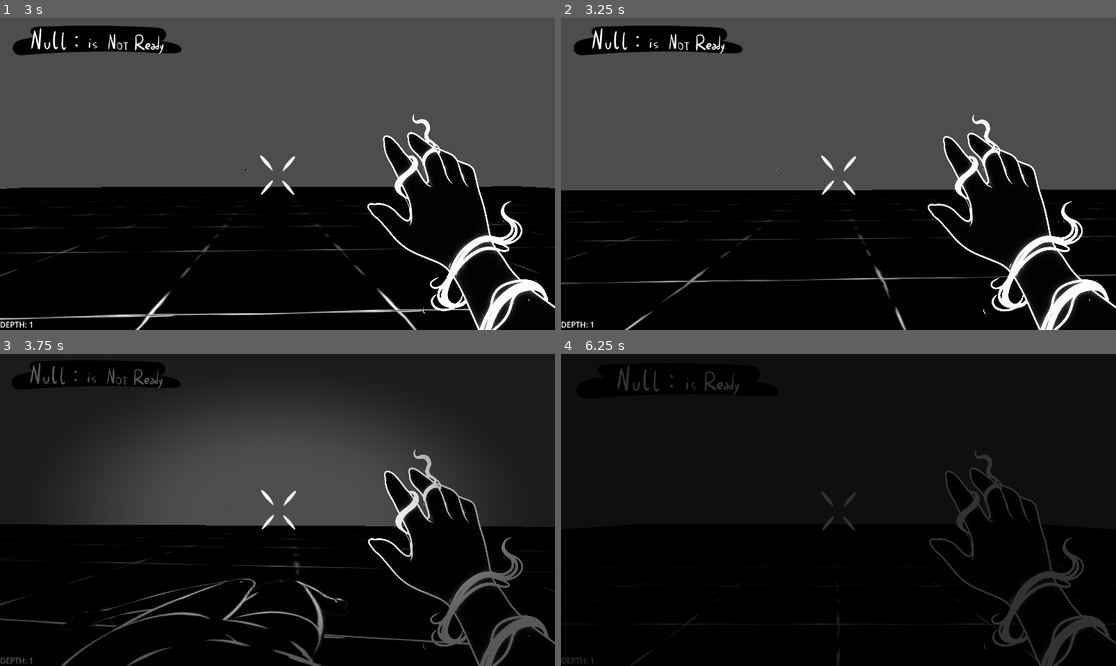
Above: before the commit, frames 1-4 (two rows, left to right).
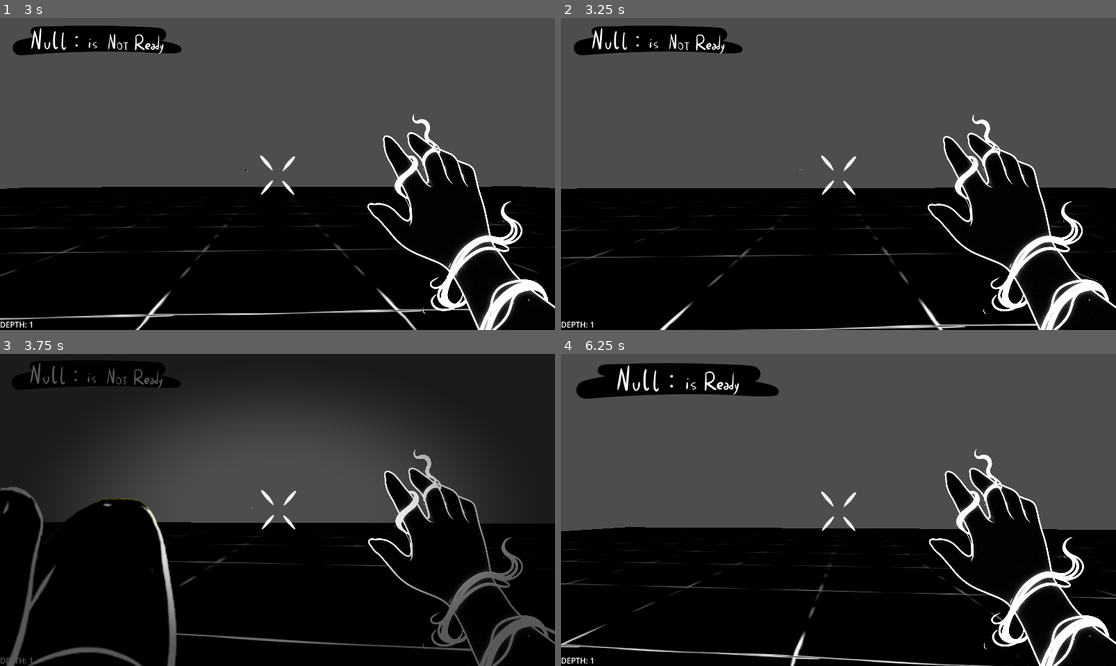
Above: after the commit, the same moments.

Repository: DanieleTrippodo/NULL_IS_NOT_READY_GODOT
Game: Godot game, scene res://Game/Main.tscn
Same seed, same stepped clock (60 frames per second), same inputs: the game is played once before the commit and once after it.
Inputs (mouse positions are in pixels of both pictures, inside the frame that each line leads up to):
- Up to frame 1 (3 s): tap Enter at 0.5 s; move the mouse to (271, 180) at 0.52 s; hold W (move_forward) 0.53-2.78 s; tap Shift (dash) at 0.6, 2.85 s; tap Space (jump) at 0.77, 1.52 s; move the mouse to (316, 177) at 1.27 s; tap E (interact) at 1.35 s; move the mouse to (233, 170) at 2.02 s; press the mouse at (233, 170) at 2.03 s; move the mouse to (283, 174) at 2.77 s; release the mouse at (283, 174) at 2.78 s; hold A (move_left) from 2.78 s (still down)
- Up to frame 2 (3.25 s): keep holding A (move_left); tap Space (jump) at 3.02 s
- Up to frame 3 (3.75 s): move the mouse to (255, 503) at 3.52 s; release A (move_left) at 3.53 s; hold W (move_forward) from 3.53 s (still down); hold E (interact) from 3.53 s (still down)
- Up to frame 4 (6.25 s): tap Space (jump) at 3.77, 4.52, 6.02 s; move the mouse to (866, 510) at 4.27 s; release E (interact) at 4.28 s; click (866, 510) at 4.35 s; move the mouse to (810, 510) at 5.02 s; tap Shift (dash) at 5.1 s; move the mouse to (849, 503) at 5.77 s; release W (move_forward) at 5.78 s; hold D (move_right) from 5.78 s (still down); tap E (interact) at 5.85 s

Frame 1 is identical in both runs. In frame 2, 2.5% of the frame differs, in the area x 0-100%, y 48-100%; in frame 3, 6.2%; in frame 4, 55%, in the area x 0-100%, y 0-100%.

Commit message:
Minor fix

Diff:
--- a/Player/player.gd
+++ b/Player/player.gd
@@ -10,6 +10,12 @@
 
 @export var knockback_strength: float = 200.0
 @export var knockback_lift: float = 90.0
+@export var knockback_speed: float = 22.0
+@export var knockback_drag_air: float = 6.0
+@export var knockback_drag_ground: float = 10.0
+@export var knockback_max_step: float = 6.0 # metri/secondo * delta clamp, per evitare scatti
+
+
 @export var downed_cam_offset_y: float = -0.75
 @export var knockback_min_time: float = 0.10
 @export var downed_invuln_seconds: float = 0.5
@@ -214,18 +220,31 @@
 	move_and_slide()
 
 func _physics_knockback(delta: float) -> void:
-	# niente input, solo fisica + gravità
+	# drag diverso in aria / a terra
+	var drag := knockback_drag_air
 	if is_on_floor():
-		# frena un po' sul pavimento
-		velocity.x = lerp(velocity.x, 0.0, 10.0 * delta)
-		velocity.z = lerp(velocity.z, 0.0, 10.0 * delta)
+		drag = knockback_drag_ground
+
+	# smorza gradualmente (no snap)
+	velocity.x = move_toward(velocity.x, 0.0, drag * delta)
+	velocity.z = move_toward(velocity.z, 0.0, drag * delta)
+
+	# gravità
+	if is_on_floor():
 		velocity.y = -1.0
 	else:
 		velocity.y -= GRAVITY * delta
 
+	# clamp: evita “teletrasporto” se delta è alto
+	var h := Vector2(velocity.x, velocity.z)
+	var max_h: float = knockback_max_step / maxf(delta, 0.001)
+	if h.length() > max_h:
+		h = h.normalized() * max_h
+		velocity.x = h.x
+		velocity.z = h.y
+
 	move_and_slide()
 
-	# entra in DOWNED solo dopo atterraggio + un minimo tempo (evita trigger immediato)
 	if is_on_floor() and _knock_t >= knockback_min_time:
 		_enter_downed()
 
@@ -264,8 +283,10 @@
 		dir = -global_transform.basis.z
 	dir = dir.normalized()
 
-	velocity = dir * knockback_strength
-	velocity.y = knockback_lift
+	# somma alla velocità attuale (più naturale)
+	velocity.x += dir.x * knockback_speed
+	velocity.z += dir.z * knockback_speed
+	velocity.y = max(velocity.y, knockback_lift)
 
 func _enter_downed() -> void:
 	_set_body_downed(true)
--- a/Player/player.tscn
+++ b/Player/player.tscn
@@ -8,13 +8,16 @@
 
 [node name="Player" type="CharacterBody3D" groups=["player"]]
 script = ExtResource("1_l8h54")
+knockback_speed = 60.0
+downed_cam_offset_y = -0.85
 
 [node name="Body" type="Sprite3D" parent="."]
 transform = Transform3D(0.035, 0, 0, 0, -1.5298985e-09, 0.035, 0, -0.035, -1.5298985e-09, 0, -0.42730194, -0.37083784)
 texture = ExtResource("2_4ntmi")
 
 [node name="Body_Down" type="Sprite3D" parent="."]
-transform = Transform3D(0.10100001, 0, 0, 0, 0.0061113536, 0.10081494, 0, -0.10081494, 0.0061113536, 0, -0.34378362, -0.22555691)
+transform = Transform3D(0.135, 0, 0, 0, 0.135, 0, 0, 0, 0.135, -0.25140172, -0.66381145, -0.3018834)
+billboard = 1
 texture = ExtResource("3_btcbx")
 
 [node name="CollisionShape3D" type="CollisionShape3D" parent="."]
Binary file changed: Player/Body_Down.png
